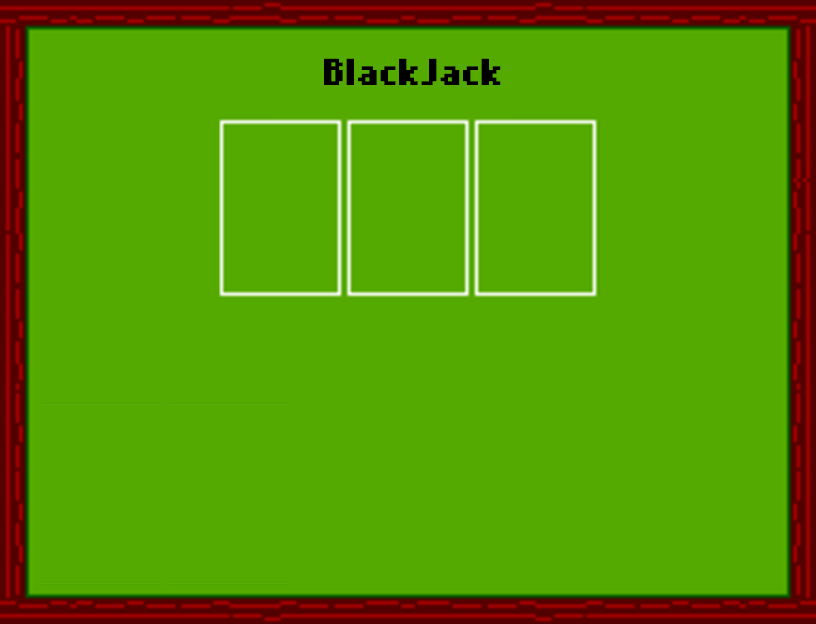
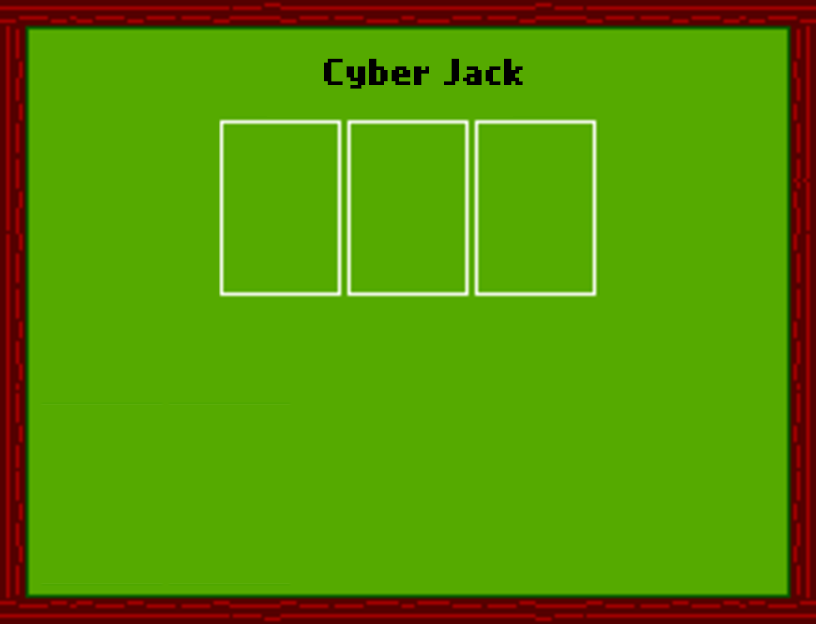
Layer changes from the first 816 × 624 image to the second:
renamed "BlackJack" to "Cyber Jack", painted on it over [324, 58, 523, 89]
